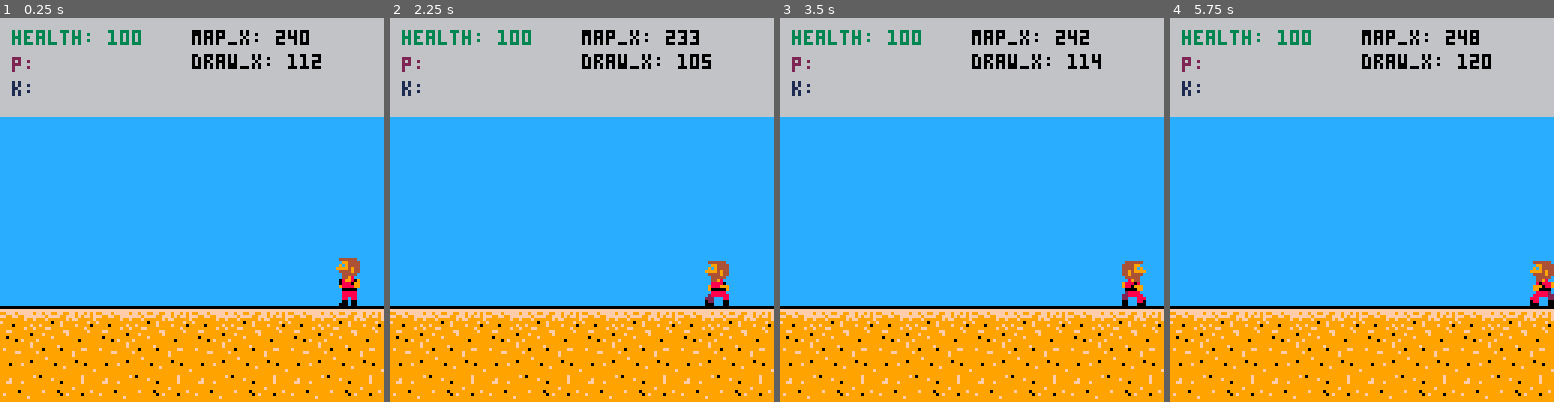
Above: before the commit, frames 1-4 (left to right).
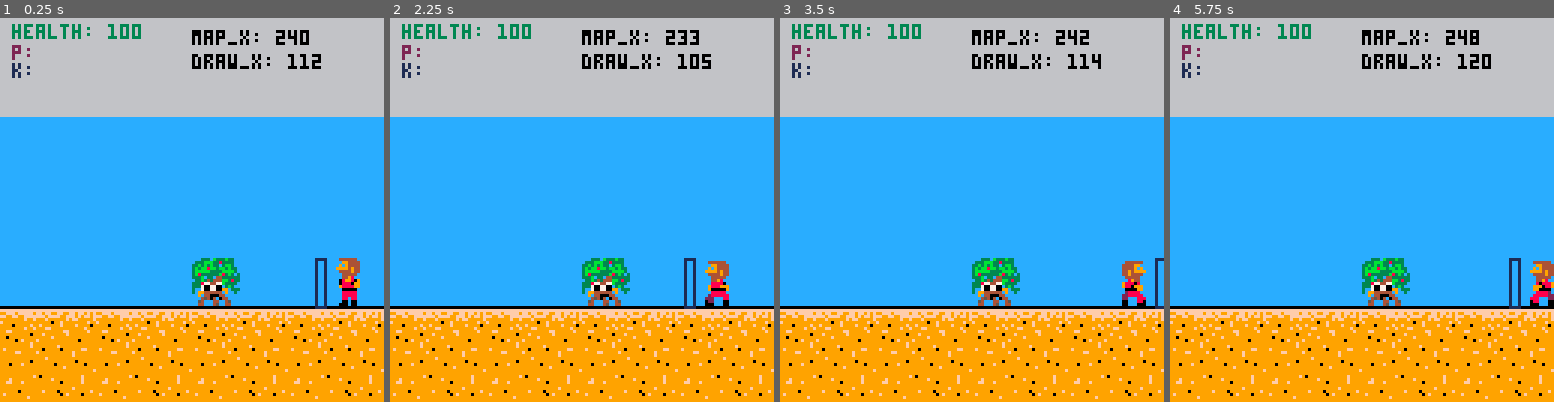
Above: after the commit, the same moments.

Repository: radicalslice/kfu-01
Game: PICO-8 cartridge main.p8
Two runs of this game, one before a commit and one after it. Both use one fixed random seed, a clock stepped at 60 frames per second and the inputs below.
Inputs:
- Up to frame 1 (0.25 s): no input
- Up to frame 2 (2.25 s): tap O (Z key) at 0.33, 0.7, 1.43, 2.22 s; tap X (X key) at 1.07, 2.07 s; hold Left from 1.97 s (still down)
- Up to frame 3 (3.5 s): release Left at 2.37 s; tap X (X key) every 0.33 s from 2.4 to 3.4 s; hold Down 2.42-2.82 s; hold Right from 2.87 s (still down); tap O (Z key) at 3.1 s
- Up to frame 4 (5.75 s): release Right at 3.53 s; tap X (X key) every 0.33 s from 3.73 to 5.73 s; tap O (Z key) at 3.98, 4.87 s; hold Right 4.13-4.53 s; hold Down 4.58-5.08 s; hold Left from 5.13 s (still down)

The runs differ from the first frame. In frame 1, 2.2% of the frame differs, in the area x 3-86%, y 1-76%; in frame 2, 2.2%; in frame 3, 2.1%; in frame 4, 2.2%.

Commit message:
Add some basic boss behavior

Diff:
--- a/baddie.lua
+++ b/baddie.lua
@@ -1,5 +1,6 @@
 bmgr = {
   baddies = {},
+  boss = nil,
 
   reset = function(bm)
     bm.baddies = {}
@@ -7,10 +8,16 @@
 
   update = function(bm,dt,vx)
     foreach(bm.baddies, function(b) b:update(dt,vx) end)
+    if bm.boss != nil then
+      bm.boss:update(dt)
+    end
   end,
 
   draw = function(bm)
     foreach(bm.baddies, function(b) b:draw() end)
+    if bm.boss != nil then
+      bm.boss:draw()
+    end
   end,
 
   -- return number of colliding baddies
@@ -38,6 +45,29 @@
     return count
   end,
 
+  -- return number of colliding baddies
+  player_boss_collision = function(bm,px0,py0,px1,py1)
+    if bm.boss == nil then
+      return false
+    end
+
+    local bx0,by0,bx1,by1 = bm.boss:getBB()
+    if collides(px0,py0,px1,py1,bx0,by0,bx1,by1) then
+      return true
+    end
+
+    return false
+  end,
+  player_boss_buffer_collision = function(bm,px0,py0,px1,py1)
+    local bx0,by0,bx1,by1 = bm.boss:getBB()
+    if collides(px0,py0,px1,py1,bx0,by0,bx1,by1) then
+      -- change boss state, that should trigger the boss to walk backwards
+      bm.boss.state = "walk"
+      bm.boss.state_t = 1
+      bm.boss.since_last_state = 0
+      bm.boss.vx = (bm.boss.direction == 0) and 1 or -1
+    end
+  end,
   combat_collision = function(bm,px0,py0,px1,py1)
     foreach(bm.baddies, function(b)
       local bx0,by0,bx1,by1 = b:getBB()
@@ -45,6 +75,29 @@
         del(bm.baddies, b)
       end
     end)
+  end,
+
+  boss_combat_collision = function(bm,px0,py0,px1,py1)
+    if bm.boss == nil then
+      return
+    elseif bm.boss.invincible > 0 then
+      return
+    end
+
+    local bx0,by0,bx1,by1 = bm.boss:getBB()
+    if collides(px0,py0,px1,py1,bx0,by0,bx1,by1) then
+      -- knock boss backwards / deduct health
+      bm.boss.health -= 1
+      bm.boss.invincible = 1
+      if bm.boss.direction == 1 then
+        bm.boss.x -= 5
+      else
+        bm.boss.x += 5
+      end
+      if bm.boss.health <= 0 then
+        bm.boss = nil
+      end
+    end
   end,
 
   spawn = function(bm,btypes,direction)
@@ -62,6 +115,10 @@
       start_x = start_x + (direction == 0 and 10 or -10)
     end
     )
+  end,
+
+  spawn_boss = function(bmgr, direction, start_x)
+    bmgr.boss = new_boss(direction, start_x)
   end,
 }
 
@@ -186,3 +243,69 @@
   baddie.frames_current = baddie.frames_walk
   return baddie
 end
+
+function new_boss(direction, start_x)
+  local boss = {
+    direction = direction,
+    x = start_x,
+    vx = direction == 0 and -1.2 or 1.2,
+    y = 80,
+    health = 3,
+    state = "wait",
+    invincible = 0,
+    frames_walk = {73,75},
+    frames_upantic = {77},
+    frames_downantic = {107},
+    frames_upthrow = {105},
+    frames_downthrow = {109},
+    frame_index = 1,
+    frame_wait = 0.5,
+    since_last_frame = 0,
+    frames_current = nil,
+    update = function(b,dt,vx)
+      -- do nothing!
+      if b.invincible > 0 then
+        b.invincible = max(0, b.invincible - dt)
+      end
+
+      if b.state == "walk" then
+        b:update_walk(dt)
+      end
+
+      if b.since_last_frame > b.frame_wait then
+        b.frame_index += 1
+        b.since_last_frame = 0
+        if b.frame_index > #b.frames_current then
+          b.frame_index = 1
+        end
+      end
+    end,
+    draw = function(b)
+      if b.invincible > 0 and flr(b.invincible * 100) % 2 > 0 then
+        return
+      end
+      local face_left = b.direction == 0
+      palt(0, false)
+      palt(15, true)
+      spr(b.frames_current[b.frame_index],face_left and b.x or b.x,b.y,2,2,(face_left and true or false),false)
+      -- draw bounding box
+      local x0, y0, x1, y1 = b:getBB()
+      -- rect(x0, y0, x1, y1,13)
+      pal()
+    end,
+    getBB = function(b)
+        return b.x,b.y,b.x+16,b.y+16
+    end,
+    update_wait = function(b) end,
+    update_walk = function(b, dt)
+      b.since_last_state += dt
+      b.x += b.vx
+
+      if b.since_last_state > b.state_t then
+        b.state = "wait"
+      end
+    end,
+  }
+  boss.frames_current = boss.frames_walk
+  return boss
+end
--- a/level.lua
+++ b/level.lua
@@ -1,7 +1,7 @@
 levels = {
   {
     direction = 0,
-    batches = "200:2t1f:1;150:1f:1;100:2t1f:0",
+    -- batches = "200:2t1f:1;150:1f:1;100:2t1f:0",
   },
   {
     direction = 1,
--- a/main.p8
+++ b/main.p8
@@ -21,6 +21,7 @@
   -- bmgr:spawn({"flower", "flower", "flower"}, 1)
   level.batches = parse_batches(levels[level_index].batches)
   level.direction = levels[level_index].direction
+  bmgr:spawn_boss(1, 64)
   player:reset(level.direction)
   __update = game_update
   __draw = game_draw
@@ -43,12 +44,21 @@
   local px0, py0, px1, py1 = player:getBB()
   local current_huggers = bmgr:player_collision(px0,py0,px1,py1)
 
+  px0, py0, px1, py1 = player:getFrontBB()
+  local boss_collide = bmgr:player_boss_collision(px0,py0,px1,py1)
+  player:handle_boss_collision(boss_collide)
+
+  px0, py0, px1, py1 = player:getFrontBufferBB()
+  bmgr:player_boss_buffer_collision(px0,py0,px1,py1)
+
   player:handle_hug(current_huggers)
 
   local checkme,px0,py0,px1,py1 = player:getAtkBB()
   if checkme then
     bmgr:combat_collision(px0,py0,px1,py1)
-  end
+    bmgr:boss_combat_collision(px0,py0,px1,py1)
+  end
+
 
   -- check if we need to spawn anything
   foreach(level.batches, function(batch)
@@ -71,7 +81,6 @@
   -- check if player has reached end of level
   if is_level_end(player.map_x, level.direction) then
     level_index += 1
-    printh("new level index: "..level_index)
     if level_index > #levels then -- display victory msg
       __update = victory_update
       __draw = victory_draw
@@ -80,7 +89,6 @@
     -- load new level
     level.batches = parse_batches(levels[level_index].batches)
     level.direction = levels[level_index].direction
-    printh("new level direction: "..level.direction)
     player:reset(level.direction)
     bmgr:reset()
   end
@@ -118,14 +126,18 @@
   print("map_x: ".. player.map_x, 64,4,0)
   -- print("batches: ".. #batches, 64,12,0)
   print("draw_x: ".. player.draw_x, 64,12,0)
-  print("health: "..player.health, 4, 4, 3)
-  print("p: ", 4, 13, 2)
+  print("health: "..player.health, 4, 2, 3)
+  print("p: ", 4, 9, 2)
   for i=1,player.mash_count_p do
-    rectfill(4 + (8*i), 13, 8 + (8*i), 17, 2)
-  end
-  print("k: ", 4, 21, 1)
+    rectfill(4 + (8*i), 9, 8 + (8*i), 11, 2)
+  end
+  print("k: ", 4, 15, 1)
   for i=1,player.mash_count_k do
-    rectfill(4 + (8*i), 21, 8 + (8*i), 25, 1)
+    rectfill(4 + (8*i), 15, 8 + (8*i), 17, 1)
+  end
+
+  if bmgr.boss != nil then
+
   end
 end
 
--- a/player.lua
+++ b/player.lua
@@ -26,6 +26,7 @@
     p.map_x = level_direction == 0 and map_extent - 16 or 16
     p.vx = 0
     p.hugged_by_count = 0
+    p.blocked = false
   end,
   update = function(p, dt)
     p.vx = 0
@@ -73,6 +74,22 @@
       return p.draw_x,p.draw_y,p.draw_x + 8,p.draw_y + 16
     end
   end,
+  getFrontBB = function(p)
+    local face_right = p.direction == 1
+    if face_right then
+      return p.draw_x+6,p.draw_y,p.draw_x + 8,p.draw_y + 16
+    else
+      return p.draw_x,p.draw_y,p.draw_x + 2,p.draw_y + 16
+    end
+  end,
+  getFrontBufferBB = function(p)
+    local face_right = p.direction == 1
+    if face_right then
+      return p.draw_x+11,p.draw_y,p.draw_x + 15,p.draw_y + 16
+    else
+      return p.draw_x-7,p.draw_y,p.draw_x - 4,p.draw_y + 16
+    end
+  end,
   getAtkBB = function(p)
     local face_right = p.direction == 1
     if p.state == "punch" then
@@ -124,6 +141,12 @@
     local x0, y0, x1, y1 = p:getBB()
     -- rect(x0, y0, x1, y1,11)
 
+    -- Find the front collision box
+    x0, y0, x1, y1 = p:getFrontBB()
+    --rect(x0, y0, x1, y1,1)
+
+    x0, y0, x1, y1 = p:getFrontBufferBB()
+    rect(x0, y0, x1, y1,1)
 
     -- Draw the attack-y bits
     if p.state == "punch" then
@@ -156,6 +179,9 @@
       p.since_last_state = 0
       p.frame_index = 1
     end
+  end,
+  handle_boss_collision = function(p, collides)
+    p.blocked = collides
   end
 }
 
@@ -257,11 +283,11 @@
     p.state = "stand"
   elseif btn(0) and p.map_x > 0 then
     p.direction = 0
-    p.map_x -= 1
+    p.map_x -= p.blocked != true and 1 or 0
     p.vx = (player.draw_x >= 63 and player.draw_x <= 65) and -1 or 0
   elseif btn(1) and p.map_x < (map_extent - 8) then
     p.direction = 1
-    p.map_x += 1
+    p.map_x += p.blocked != true and 1 or 0
     p.vx = (player.draw_x >= 63 and player.draw_x <= 65) and 1 or 0
   end
 end
